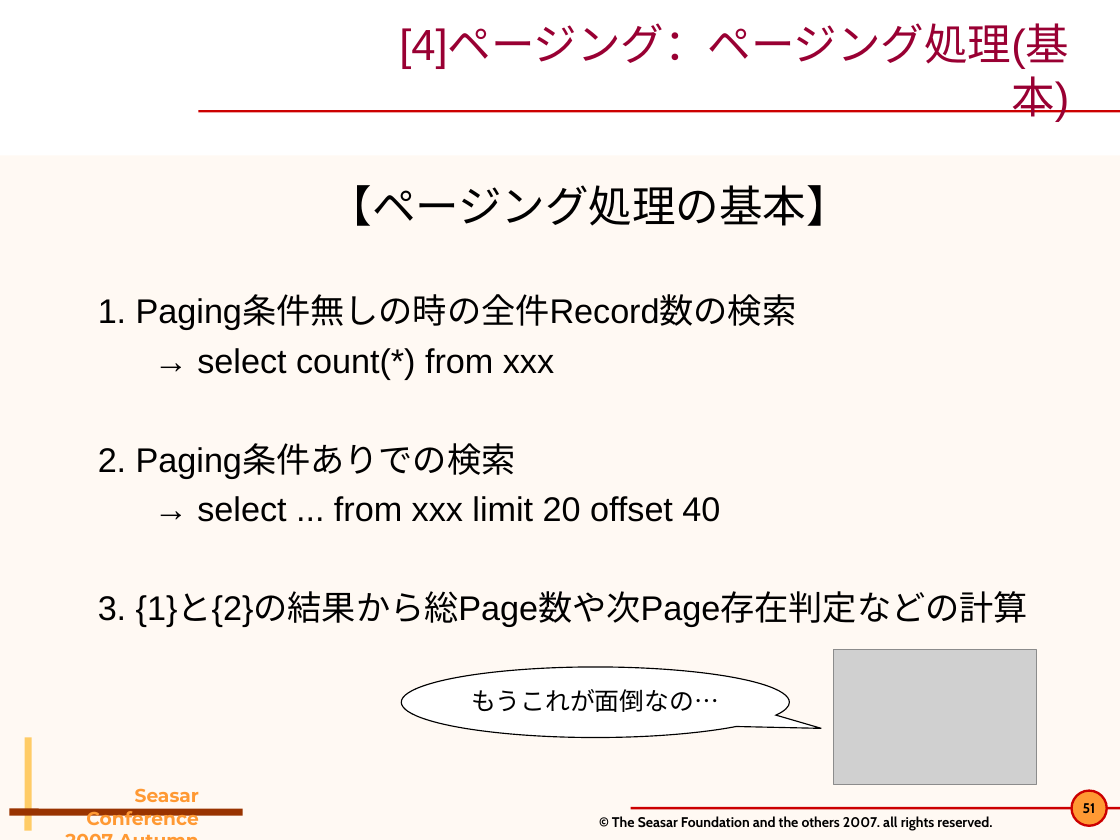
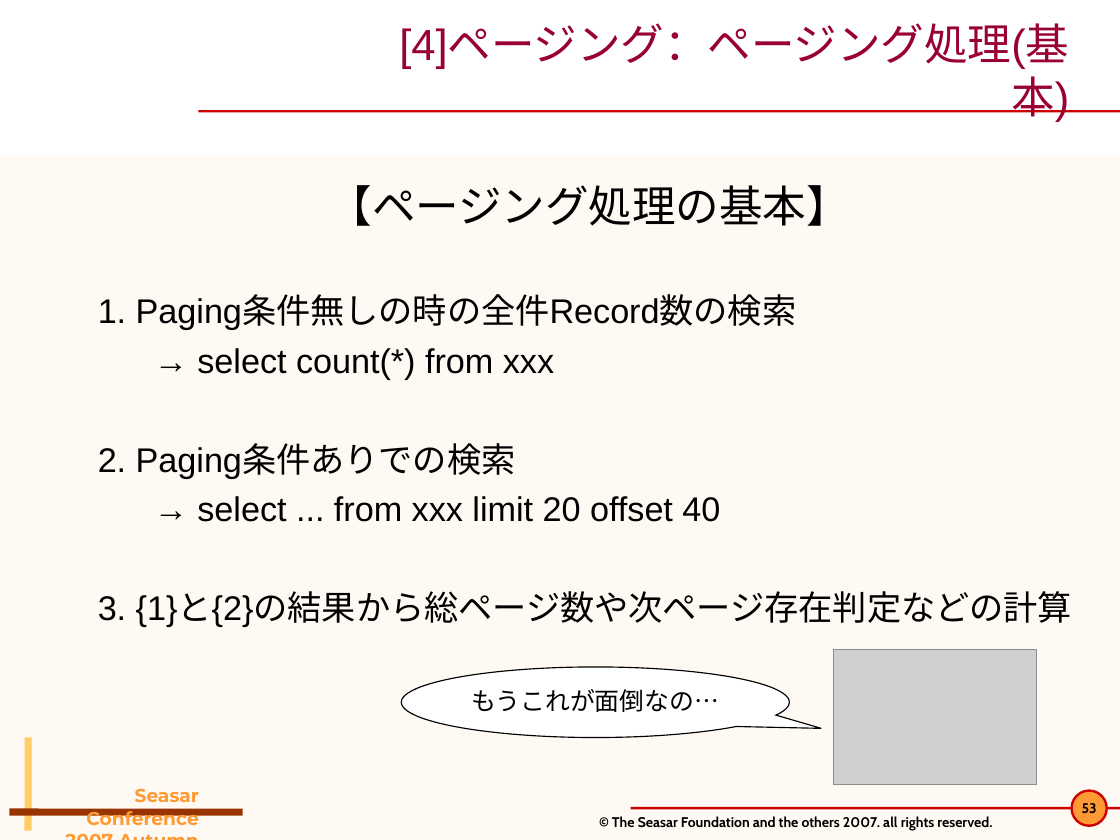
Before and after one commit to seasarorg/dbflute, a slide deck: slide 53 of dbflute/etc/doc/pres/sc2007a_2-DBFlute.ppt (slide 51 before the commit). Drawn at 1120x840 pixels with LibreOffice and Linux fonts; fonts in the diff are those of the drawing; grey boxes stand for pictures; background and template pictures are left out. Boxes give left, top, right and bottom in pixels: in the first picture for what was removed or moved away, otherwise in the second. Text is boxed around its words. In the diff, an @@ line names an element or a change of style, - is before the commit and + after.

```diff
--- a/dbflute/etc/doc/pres/sc2007a_2-DBFlute.ppt
+++ b/dbflute/etc/doc/pres/sc2007a_2-DBFlute.ppt
@@ text at [98, 592, 1072, 626]: text changed @@
-  3. {1}と{2}の結果から総Page数や次Page存在判定などの計算
+  3. {1}と{2}の結果から総ページ数や次ページ存在判定などの計算
@@ page number at [1082, 803, 1097, 813]: text changed @@
-51
+53
```
Also in this commit, not shown: 14 other slides changed, 2 slides added, 6 other files.
